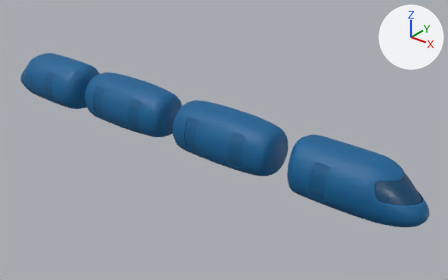
Before and after pictures for a commit that changed the glTF model public/train.glb.
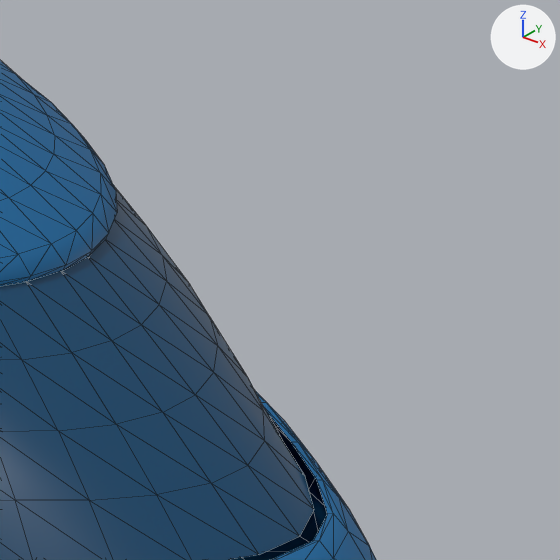
Each version is shown whole from a camera (50 mm lens) standing at (-85.8, -21.6, 15.2) and looking at (-104.0, 1.1, 1.1), then close up on the part from 88% to 99% of the width and 56% to 73% of the height. The lights are fixed; the arrows at upper right show +X, +Y and +Z. The close-ups show mesh edges as thin lines. Where no turn or scale is listed for an object, it has been applied to the vertices. Vertices at the same position are counted once.

Objects in the first close-up: 'cab.001'.
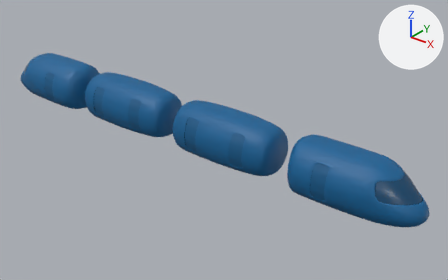
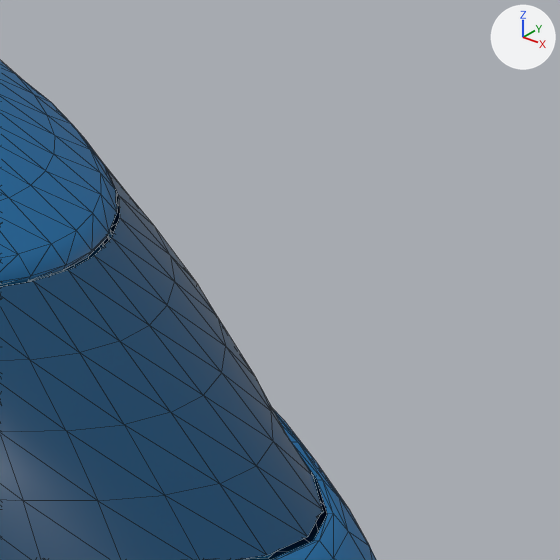
Pixel boxes (x1, y1, x2, y2) of what changed, in the close-ups (560 x 560 px):
```json
{"part": 1, "of": "me_mesh", "change": "added", "after": [0, 159, 323, 560], "on screen": "blue"}
{"part": 2, "of": "me_mesh", "change": "built on", "before": [0, 186, 314, 560], "after": [0, 243, 324, 560]}
{"part": 3, "of": "me_mesh", "change": "recoloured", "before": [0, 321, 22, 360]}
```

The change, as JSON lines over the scene's bpy script:
```json
{"block": "me_mesh", "where": "# used by ob_cab_001; location = (-96.593, 0.099, 1.89)"}
{"op": "remove", "block": "me_mesh", "code": "me_mesh.from_pydata(...)  # 1423 vertices, 2664 faces; spans x -2.48..3.98, y -1.45..1.51, z -1.04..1.46"}
{"op": "add", "block": "me_mesh", "code": "me_mesh.from_pydata(...)  # 1681 vertices, 3229 faces; spans x -2.48..3.98, y -1.45..1.51, z -1.04..1.46"}
{"block": "me_mesh", "change": "me_mesh part 1: the loose piece of 75 vertices spanning x 1.99..3.59, y -1.19..1.14, z 0.15..0.95 is copied, and the copy is moved by (0.03, 0.0, 0.01); it spans x 2.02..3.62, y -1.19..1.14, z 0.16..0.96"}
{"block": "me_mesh", "change": "me_mesh part 2: 40 vertices moved from x 2.15..3.34, y -1.01..1.14, z 0.36..0.95 to x 1.96..3.55, y -1.04..1.1, z 0.05..0.95; 73 vertices removed from x 1.99..3.59, y -1.19..1.13, z 0.15..0.94; 256 vertices added at x 1.52..3.59, y -1.18..1.15, z -0.35..0.95"}
{"block": "me_mesh", "change": "me_mesh part 3: 3 faces spanning x 2.23..2.52, y -0.75..-0.49, z 0.94..0.95 switch from mat_material_023 (dark blue #02456b) to mat_material_030 (blue #036196)"}
```
